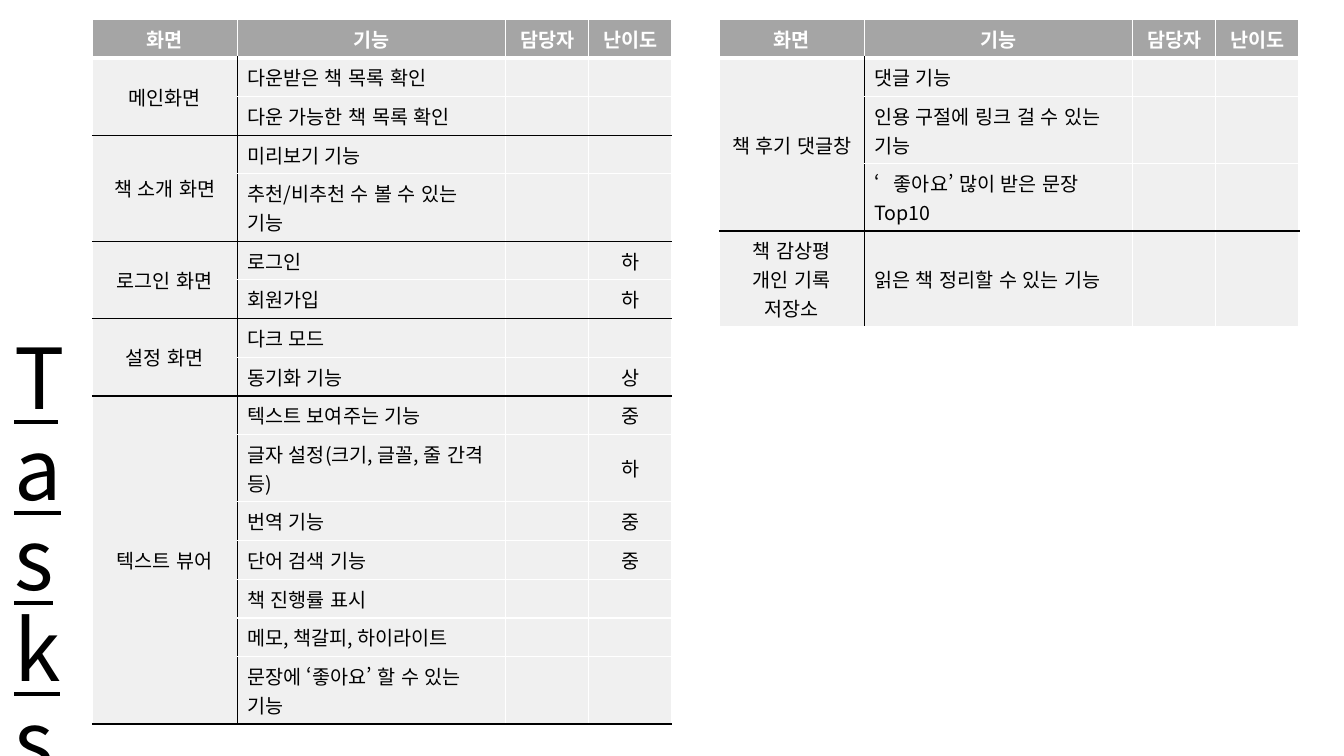
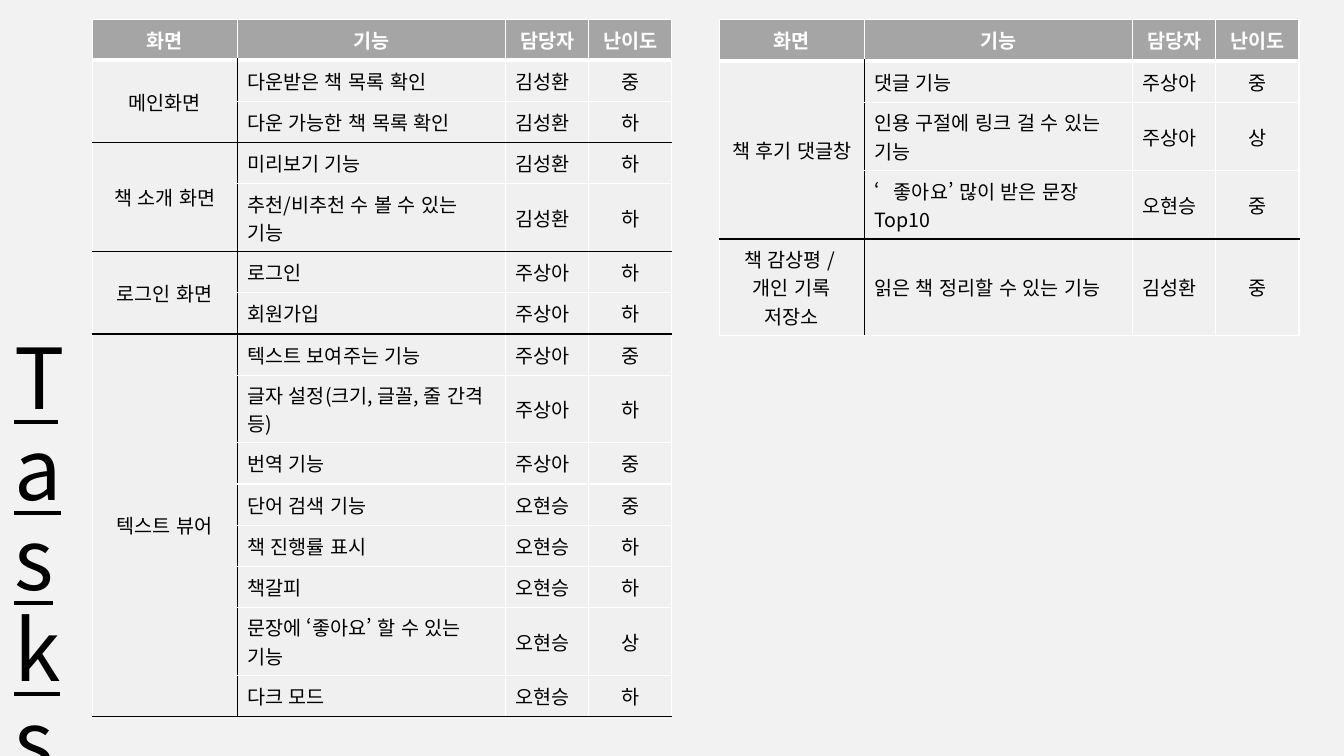
Before and after one commit to 888pocket/social-readbook-app, a slide deck: slide 12 of 보고서/사용자인터페이스(나) 제안발표ppt_3code.pptx (slide 10 before the commit). Drawn at 1344x756 pixels with LibreOffice and Linux fonts; fonts in the diff are those of the drawing. Boxes give left, top, right and bottom in pixels: in the first picture for what was removed or moved away, otherwise in the second. Text is boxed around its words. In the diff, an @@ line names an element or a change of style, - is before the commit and + after.

```diff
--- a/보고서/사용자인터페이스(나) 제안발표ppt_3code.pptx
+++ b/보고서/사용자인터페이스(나) 제안발표ppt_3code.pptx
@@ background #FFFFFF to #F2F2F2 @@
@@ table at box(93, 19, 673, 717) @@
-row 2: 메인화면 | 다운받은 책 목록 확인 |  | 
-row 3:  | 다운 가능한 책 목록 확인 |  | 
-row 4: 책 소개 화면 | 미리보기 기능 |  | 
-row 5:  | 추천/비추천 수 볼 수 있는 기능 |  | 
-row 6: 로그인 화면 | 로그인 |  | 하
-row 7:  | 회원가입 |  | 하
-row 8: 설정 화면 | 다크 모드 |  | 
-row 9:  | 동기화 기능 |  | 상
-row 10: 텍스트 뷰어 | 텍스트 보여주는 기능 |  | 중
-row 11:  | 글자 설정(크기, 글꼴, 줄 간격 등) |  | 하
-row 12:  | 번역 기능 |  | 중
-row 13:  | 단어 검색 기능 |  | 중
-row 14:  | 책 진행률 표시 |  | 
-row 15:  | 메모, 책갈피, 하이라이트 |  | 
-row 16:  | 문장에 ‘좋아요’ 할 수 있는 기능 |  | 
+row 2: 메인화면 | 다운받은 책 목록 확인 | 김성환 | 중
+row 3:  | 다운 가능한 책 목록 확인 | 김성환 | 하
+row 4: 책 소개 화면 | 미리보기 기능 | 김성환 | 하
+row 5:  | 추천/비추천 수 볼 수 있는 기능 | 김성환 | 하
+row 6: 로그인 화면 | 로그인 | 주상아 | 하
+row 7:  | 회원가입 | 주상아 | 하
+row 8: 텍스트 뷰어 | 텍스트 보여주는 기능 | 주상아 | 중
+row 9:  | 글자 설정(크기, 글꼴, 줄 간격 등) | 주상아 | 하
+row 10:  | 번역 기능 | 주상아 | 중
+row 11:  | 단어 검색 기능 | 오현승 | 중
+row 12:  | 책 진행률 표시 | 오현승 | 하
+row 13:  | 책갈피 | 오현승 | 하
+row 14:  | 문장에 ‘좋아요’ 할 수 있는 기능 | 오현승 | 상
+row 15:  | 다크 모드 | 오현승 | 하
@@ table at box(720, 19, 1300, 336) @@
-row 2, column 3: 
+row 2, column 3: 주상아
-row 2, column 4: 
+row 2, column 4: 중
-row 3, column 3: 
+row 3, column 3: 주상아
-row 3, column 4: 
+row 3, column 4: 상
-row 4, column 3: 
+row 4, column 3: 오현승
-row 4, column 4: 
+row 4, column 4: 중
-row 5: 책 감상평 / 개인 기록 저장소 | 읽은 책 정리할 수 있는 기능 |  | 
+row 5: 책 감상평 / / 개인 기록 저장소 | 읽은 책 정리할 수 있는 기능 | 김성환 | 중
```
Also in this commit, not shown: 7 other slides changed, 4 slides added, 2 slides removed, 18 other files.
